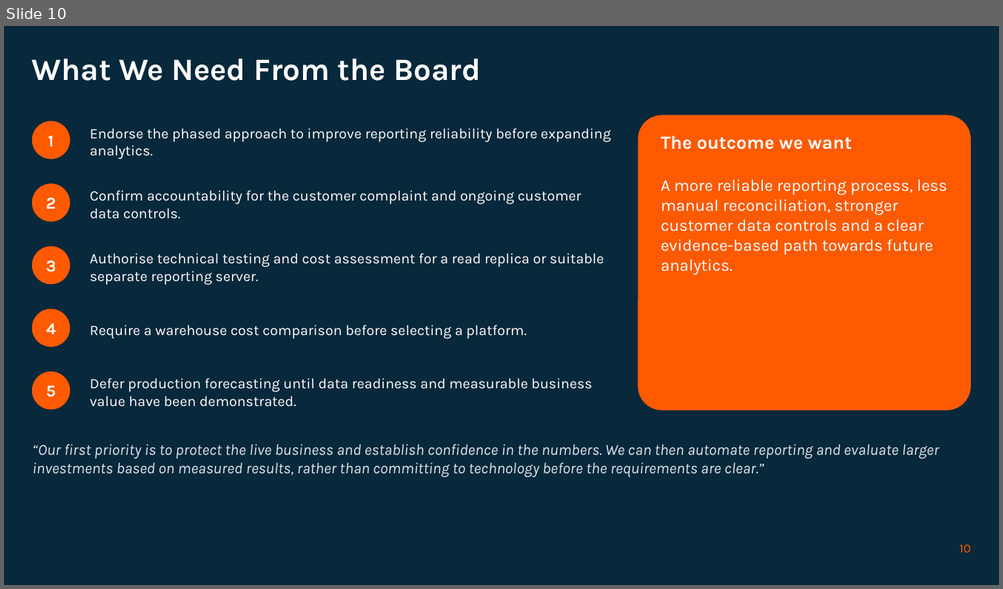
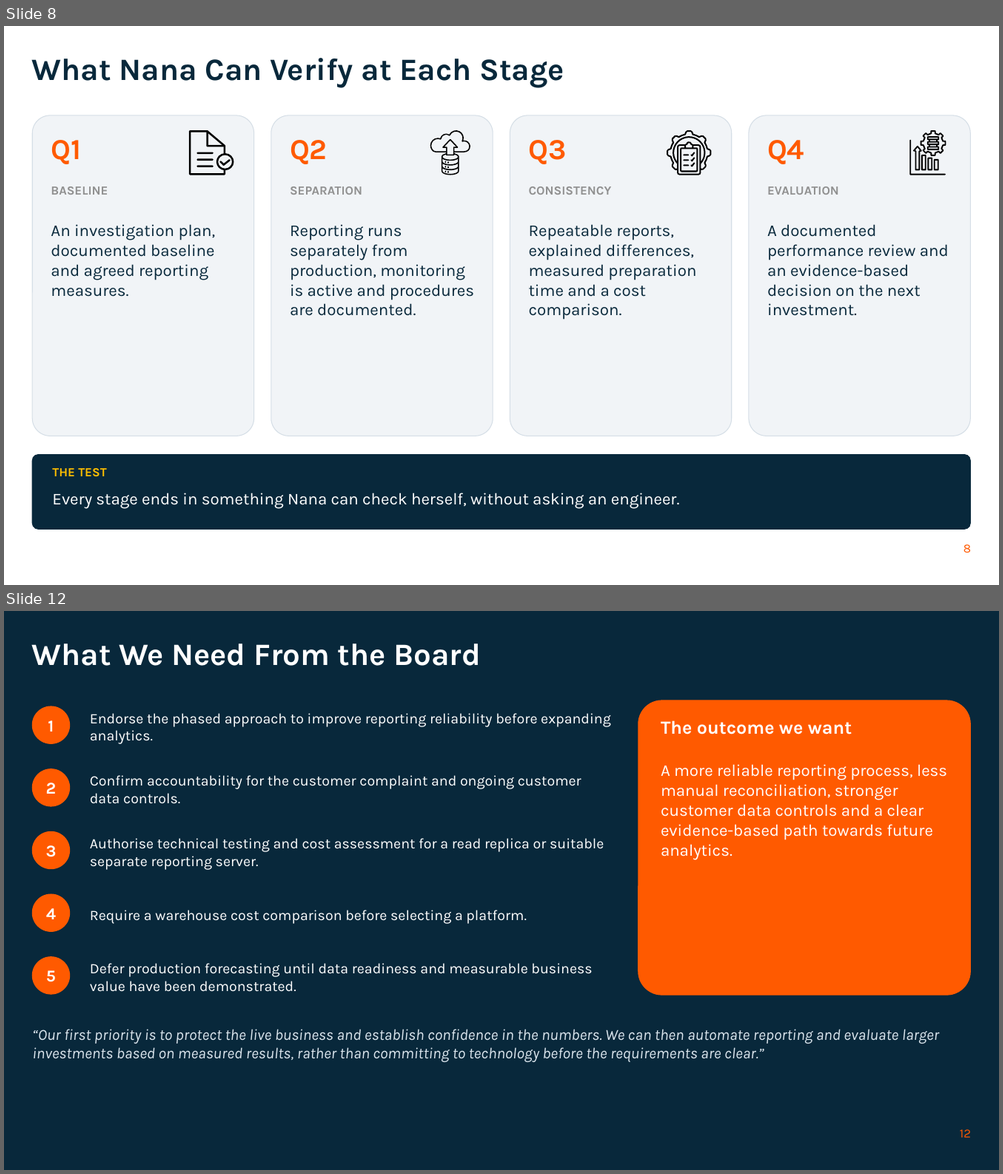
Before and after one commit to 3nochy/kloud-kart-data-engineering-strategy, a slide deck: Kloud-Kart-Board-Presentation.pptx. Shown one above the other, each under a label of ours: slide 10 before the commit, slides 8 and 12 after it; the slides between them are not shown. The pictures are 1003x589 and 1003x1174 pixels, drawn with LibreOffice and Linux fonts; fonts in the diff are those of the drawing; background and template pictures are left out. Boxes give left, top, right and bottom in pixels: in the first picture for what was removed or moved away, otherwise in the second. Text is boxed around its words. In the diff, an @@ line names an element or a change of style, - is before the commit and + after.

```diff
--- a/Kloud-Kart-Board-Presentation.pptx
+++ b/Kloud-Kart-Board-Presentation.pptx
@@ slide 8 added at (4,26,999,585), background #FFFFFF @@
@@ title added at (32,58,564,88), 30 pt, text #08283B, bold @@
+What Nana Can Verify at Each Stage
@@ rounded rectangle added at (32,116,254,437), fill #F1F4F7, outline #D5DEE6 0.75 pt @@
@@ rounded rectangle added at (271,116,492,437), fill #F1F4F7, outline #D5DEE6 0.75 pt @@
@@ freeform shape added at (430,130,470,175), fill #000000 @@
@@ rounded rectangle added at (510,116,731,437), fill #F1F4F7, outline #D5DEE6 0.75 pt @@
@@ rounded rectangle added at (748,116,970,437), fill #F1F4F7, outline #D5DEE6 0.75 pt @@
@@ freeform shape added at (910,130,946,175), fill #000000 @@
@@ text added at (51,140,81,164), 28 pt, text #FF5A00, bold @@
+Q1
@@ text added at (290,140,327,164), 28 pt, text #FF5A00, bold @@
+Q2
@@ text added at (529,140,566,164), 28 pt, text #FF5A00, bold @@
+Q3
@@ text added at (767,140,804,164), 28 pt, text #FF5A00, bold @@
+Q4
@@ group added at (189,130,234,175): 7 freeform shapes @@
@@ group added at (666,130,711,175): 7 freeform shapes @@
@@ text added at (51,187,108,195), 12 pt, text #909090, bold @@
+BASELINE
@@ text added at (290,187,362,195), 12 pt, text #909090, bold @@
+SEPARATION
@@ text added at (529,187,612,195), 12 pt, text #909090, bold @@
+CONSISTENCY
@@ text added at (767,187,839,195), 12 pt, text #909090, bold @@
+EVALUATION
@@ text added at (51,224,216,297), 16 pt, text #08283B @@
+An investigation plan, documented baseline and agreed reporting measures.
@@ text added at (290,224,474,316), 16 pt, text #08283B @@
+Reporting runs separately from production, monitoring is active and procedures are documented.
@@ text added at (529,224,696,320), 16 pt, text #08283B @@
+Repeatable reports, explained differences, measured preparation time and a cost comparison.
@@ text added at (767,224,948,316), 16 pt, text #08283B @@
+A documented performance review and an evidence-based decision on the next investment.
@@ rounded rectangle added at (32,455,970,530), fill #08283B, outline #08283B 0.75 pt @@
@@ text added at (52,469,106,477), 12 pt, text #FEBE00, bold @@
+THE TEST
@@ text added at (52,493,680,509), 16 pt, text #FFFFFF @@
+Every stage ends in something Nana can check herself, without asking an engineer.
@@ page number added at (963,545,970,553), 12 pt, text #FF5A00 @@
+8
@@ what was slide 10 is now slide 12 @@
@@ page number at (959,1130,970,1138): text changed @@
-10
+12
```
Also in this commit, not shown: 8 slides changed, 3 other slides added, 1 slide removed.
